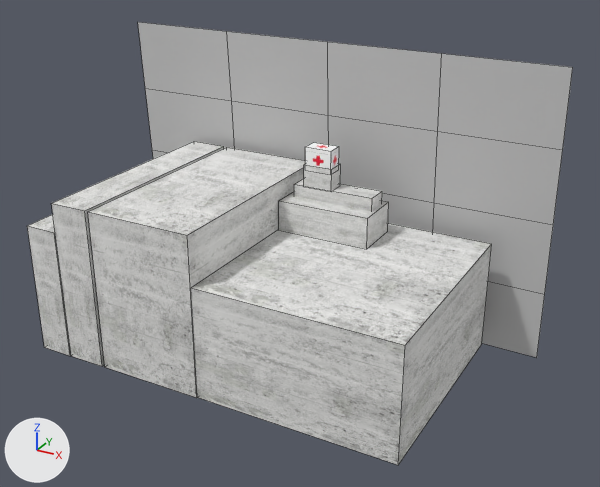
Renders of the FBX model GameTemplate/Game/Assets/modelData/hospital.FBX from each side of a commit.
The view is the same before and after, from a 50 mm lens placed at (1.222, -2.239, 1.397), pointed at (0.09, -0.18, 0.367). The axes (+X, +Y, +Z) are drawn at lower left. The lights are the same throughout. Mesh edges are drawn as thin lines. Where no turn or scale is listed for an object, it has been applied to the vertices.
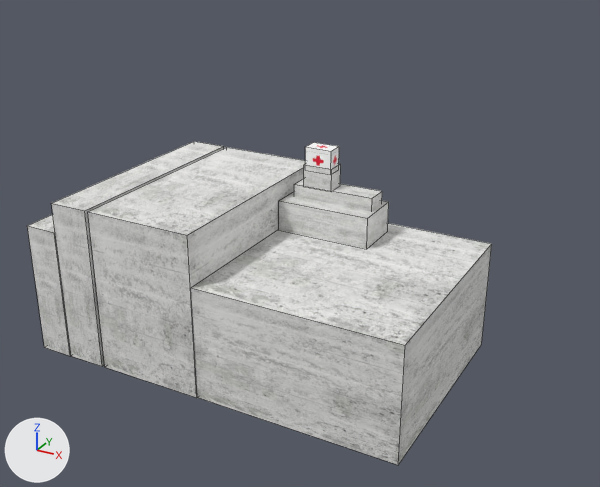
What changed in the scene script:
```text
Change me_mesh_002:
    where me_mesh_002.from_pydata(...)  # 8 vertices, 6 faces; spans x -0.175..0.175, y -0.36..0.36, z 0.0..0.52
    used by ob_box002; location = (-0.21, -0.22, 0.0)
    me_mesh_002 part 1: texture (UV) coordinates changed
    me_mesh_002 part 2: vertex colours changed
Change me_mesh_006:
    where me_mesh_006.from_pydata(...)  # 8 vertices, 6 faces; spans x -0.136..0.136, y -0.038..0.038, z 0.0..0.055
    used by ob_box006; location = (0.13, -0.006, 0.448)
    me_mesh_006 part 3: texture (UV) coordinates changed
    me_mesh_006 part 4: vertex colours changed
Remove ob_plane001:
    ob_plane001 = bpy.data.objects.new('Plane001', me_mesh)
    ob_plane001.location = (0.008, 0.175, 0.441)
```

Changed parts and their boxes [x1, y1, x2, y2] in the pictures (600 x 487 px):
'Plane001', deleted: before [138, 22, 573, 357]
